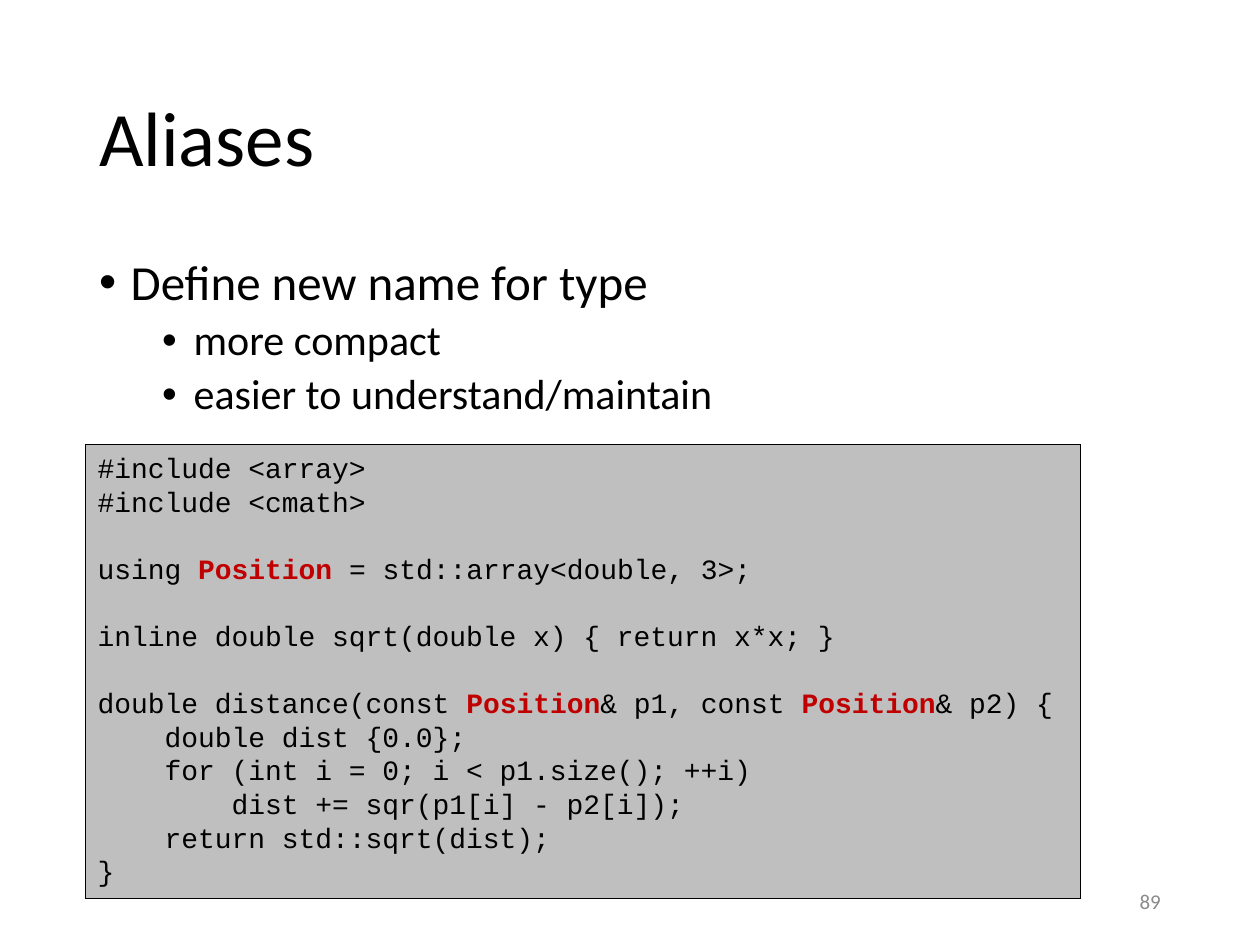
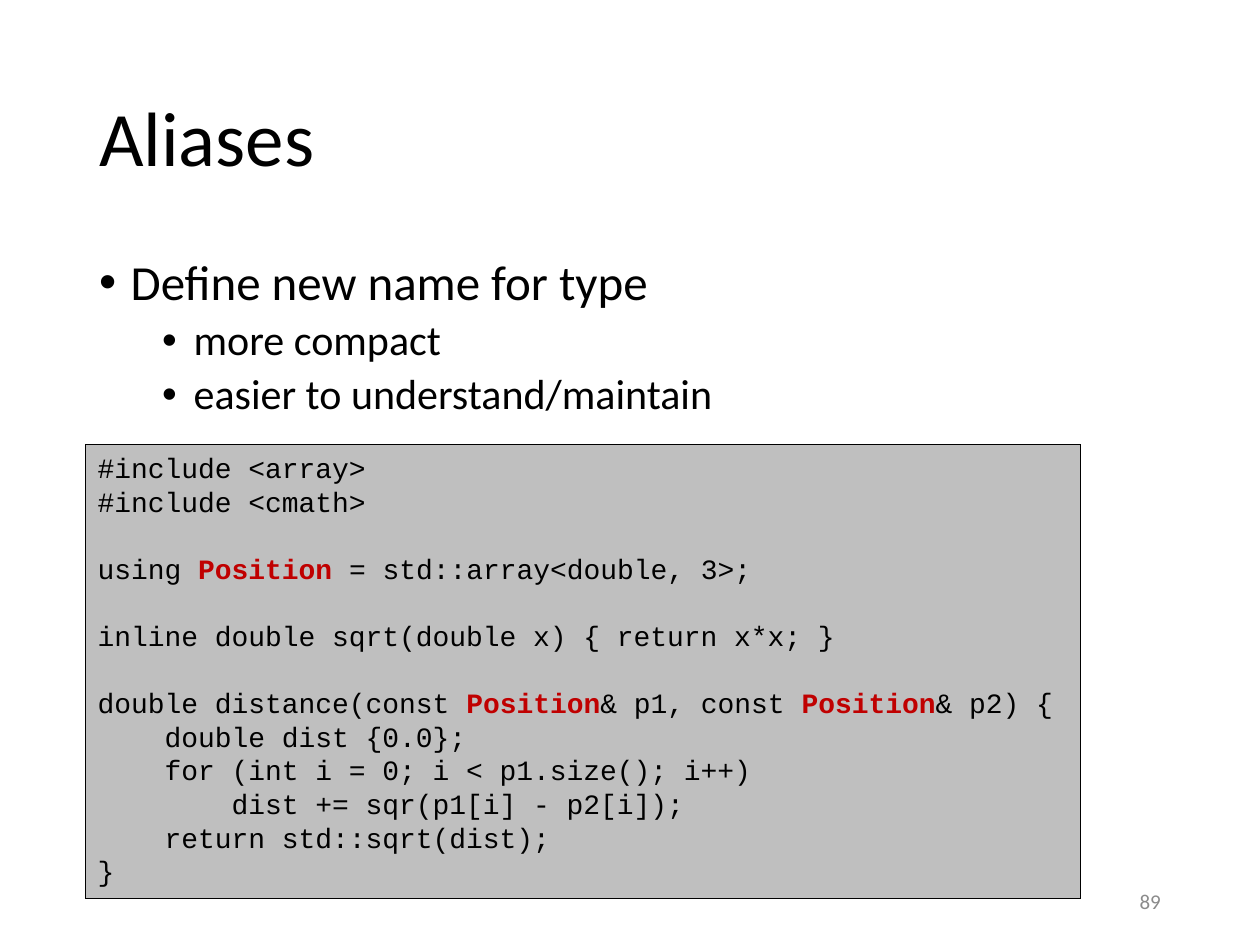
Before and after one commit to gjbex/training-material, a slide deck: slide 89 of CPlusPlus/scientific_cpp.pptx. Drawn at 1260x945 pixels with LibreOffice and Linux fonts; fonts in the diff are those of the drawing. Boxes give left, top, right and bottom in pixels: in the first picture for what was removed or moved away, otherwise in the second. Text is boxed around its words. In the diff, an @@ line names an element or a change of style, - is before the commit and + after.

```diff
--- a/CPlusPlus/scientific_cpp.pptx
+++ b/CPlusPlus/scientific_cpp.pptx
@@ text in rectangle at bbox=[165, 761, 751, 786]: text changed @@
-for (int i = 0; i < p1.size(); ++i)
+for (int i = 0; i < p1.size(); i++)
```
Also in this commit, not shown: 25 other slides changed.
